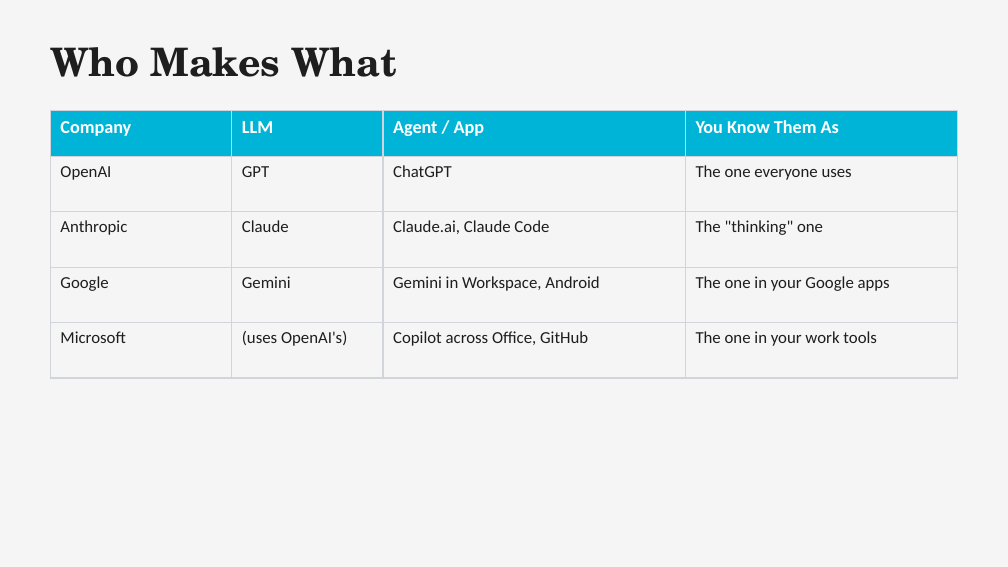
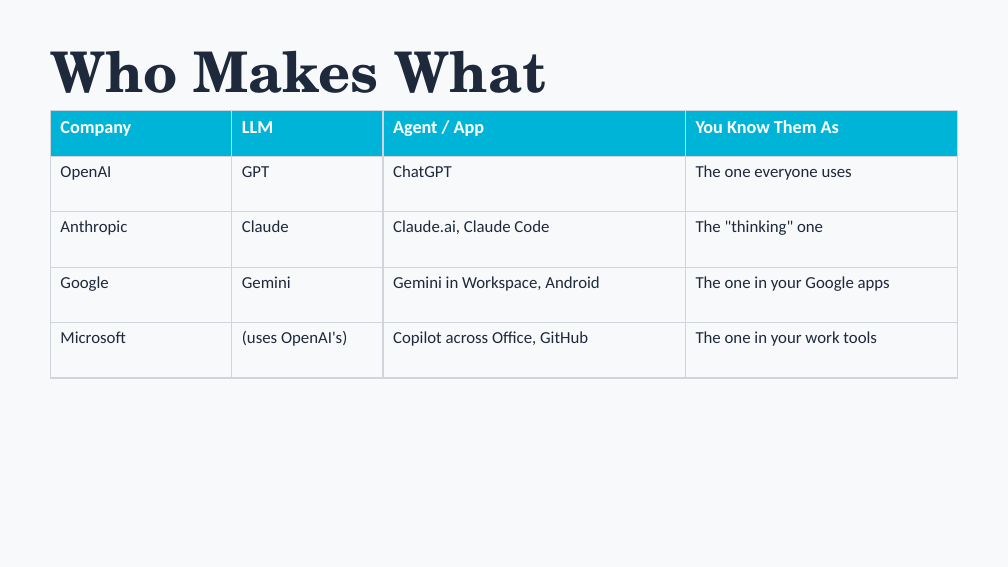
Before and after one commit to michaelengland/ai-best-practices, a slide deck: slide 10 of Getting-Agents-to-Give-Up-Their-Secrets.pptx. Drawn at 1008x567 pixels with LibreOffice and Linux fonts; fonts in the diff are those of the drawing. Boxes give left, top, right and bottom in pixels: in the first picture for what was removed or moved away, otherwise in the second. Text is boxed around its words. In the diff, an @@ line names an element or a change of style, - is before the commit and + after.

```diff
--- a/Getting-Agents-to-Give-Up-Their-Secrets.pptx
+++ b/Getting-Agents-to-Give-Up-Their-Secrets.pptx
@@ background #F5F5F5 to #F8F9FA @@
@@ text "Who Makes What" at bbox=[50, 50, 546, 112]: size 28 to 40 pt, text colour #1E1E1E to #1E293B @@
@@ table at bbox=[50, 111, 958, 350] @@
@@ text colour #1E1E1E to #1E293B in "OpenAI", "GPT", "ChatGPT", "The one everyone uses" and 12 more places @@
```
Also in this commit, not shown: 46 other slides changed, 1 other file.
